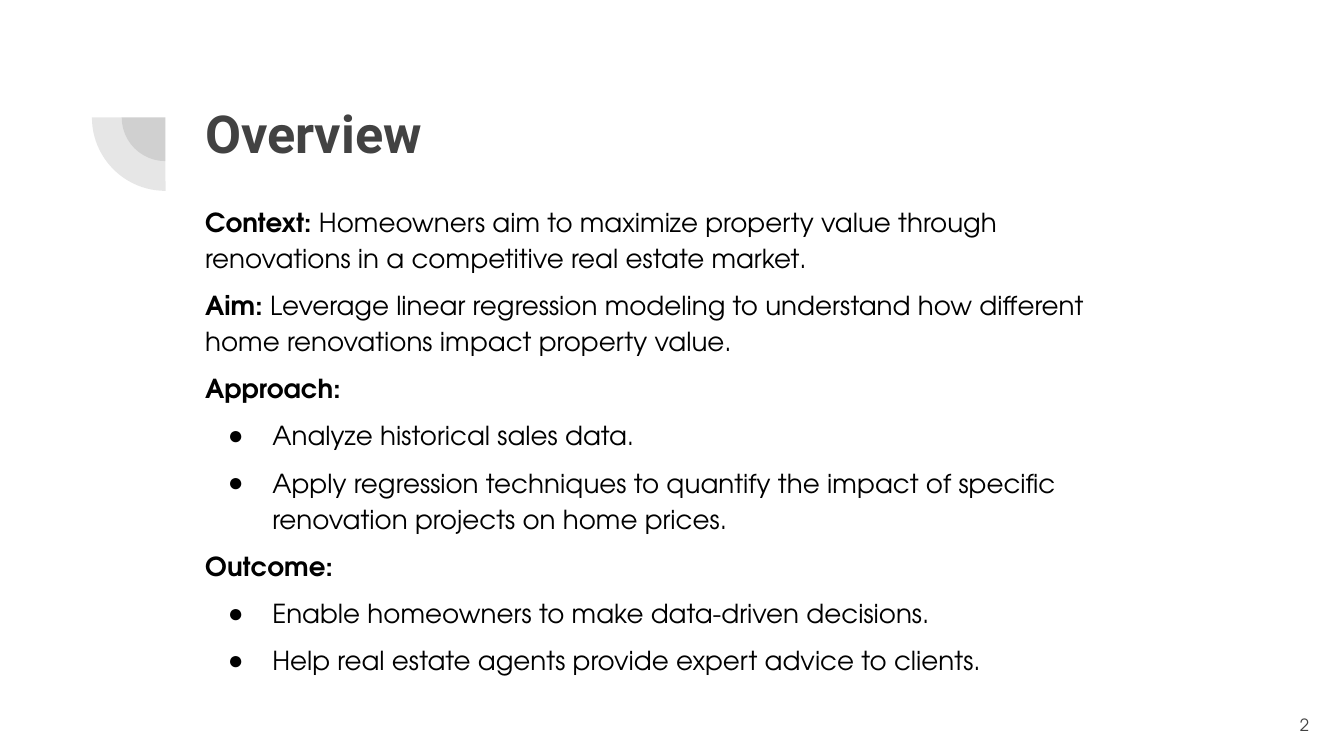
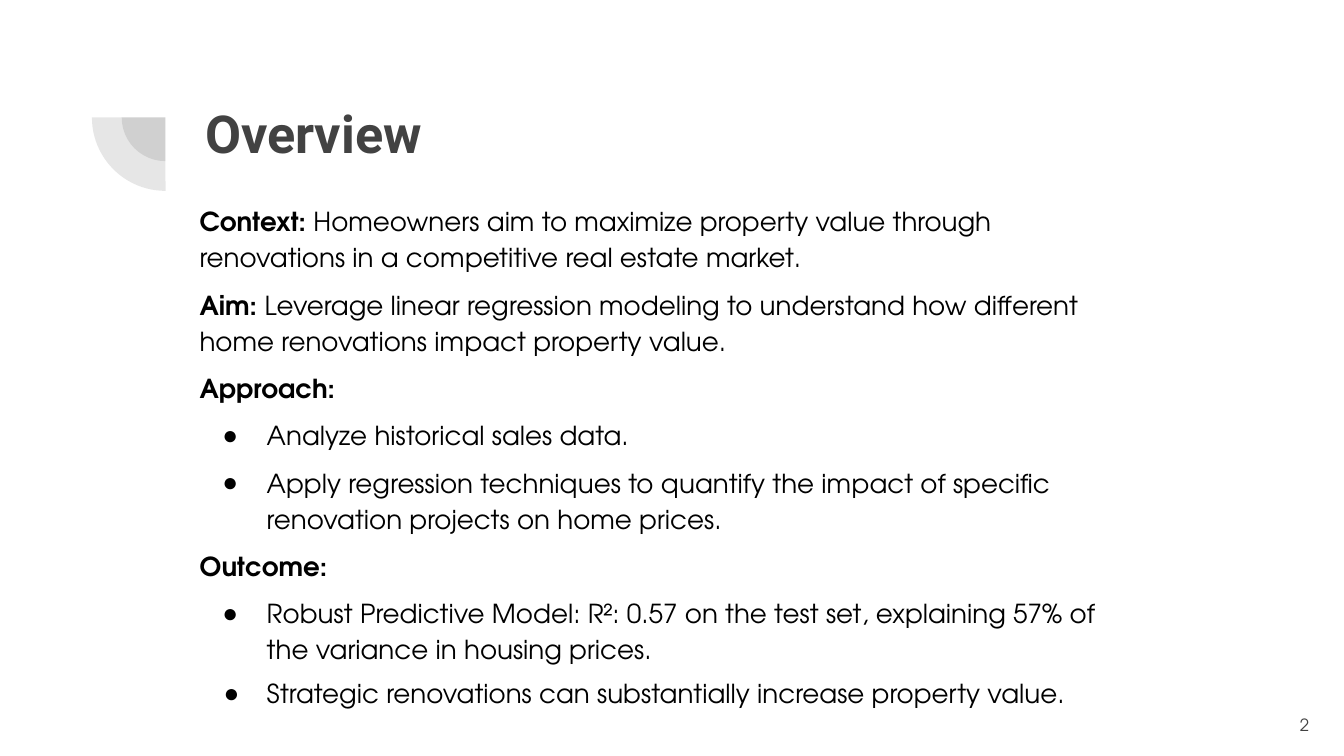
Before and after one commit to engige/king_county_modeling_project_g19, a slide deck: slide 2 of deliverables/King_County_Housing_Price_Modeling.pptx. Drawn at 1344x756 pixels with LibreOffice and Linux fonts; fonts in the diff are those of the drawing. Boxes give left, top, right and bottom in pixels: in the first picture for what was removed or moved away, otherwise in the second. Text is boxed around its words. In the diff, an @@ line names an element or a change of style, - is before the commit and + after.

```diff
--- a/deliverables/King_County_Housing_Price_Modeling.pptx
+++ b/deliverables/King_County_Housing_Price_Modeling.pptx
@@ text at (267, 603, 1095, 709): text changed @@
-● Enable homeowners to make data-driven decisions.
-● Help real estate agents provide expert advice to clients.
+● Robust Predictive Model: R²: 0.57 on the test set, explaining 57% of the variance in housing prices.
+● Strategic renovations can substantially increase property value.
```
Also in this commit, not shown: 5 other slides changed, 2 other files.
